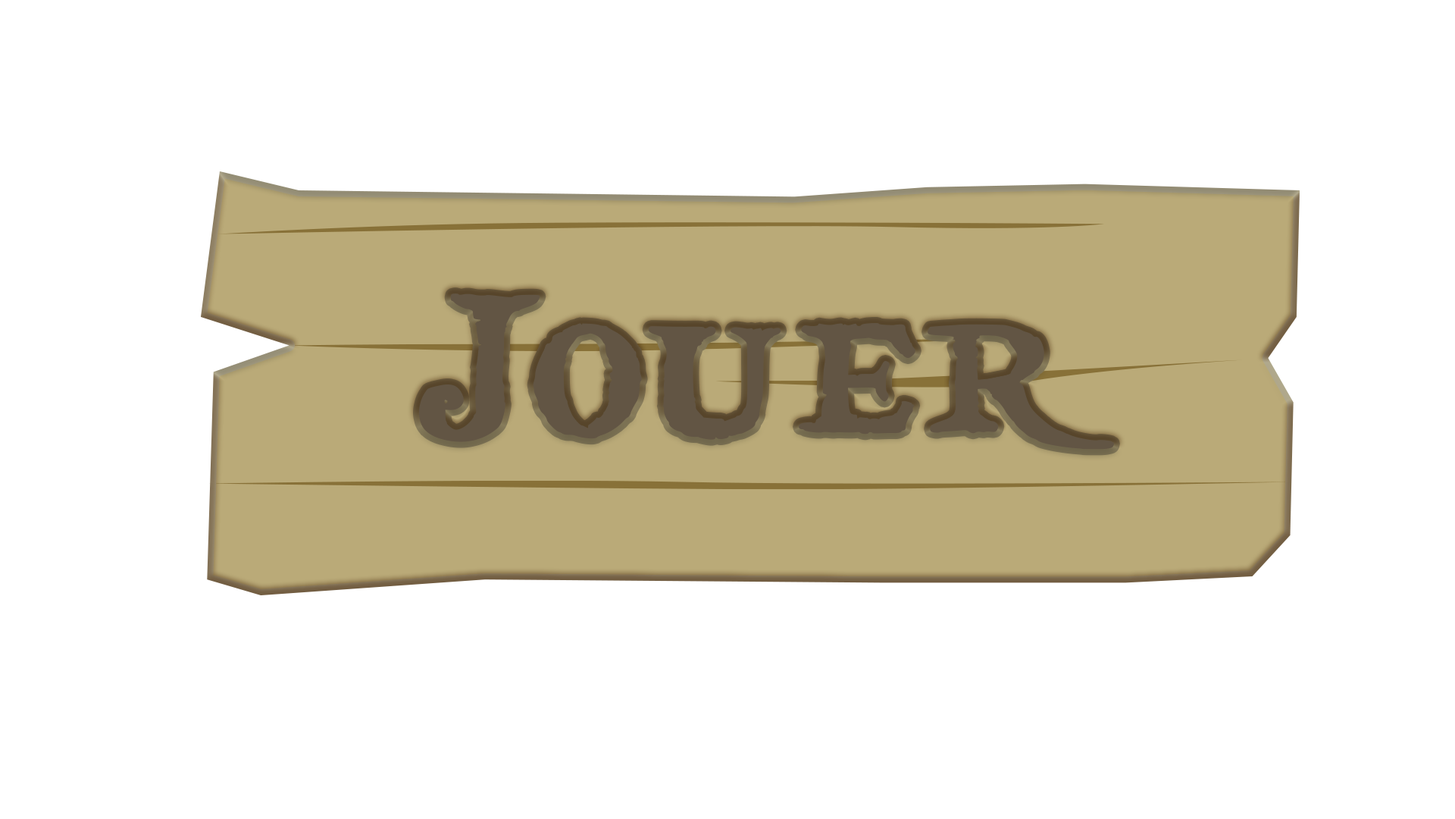
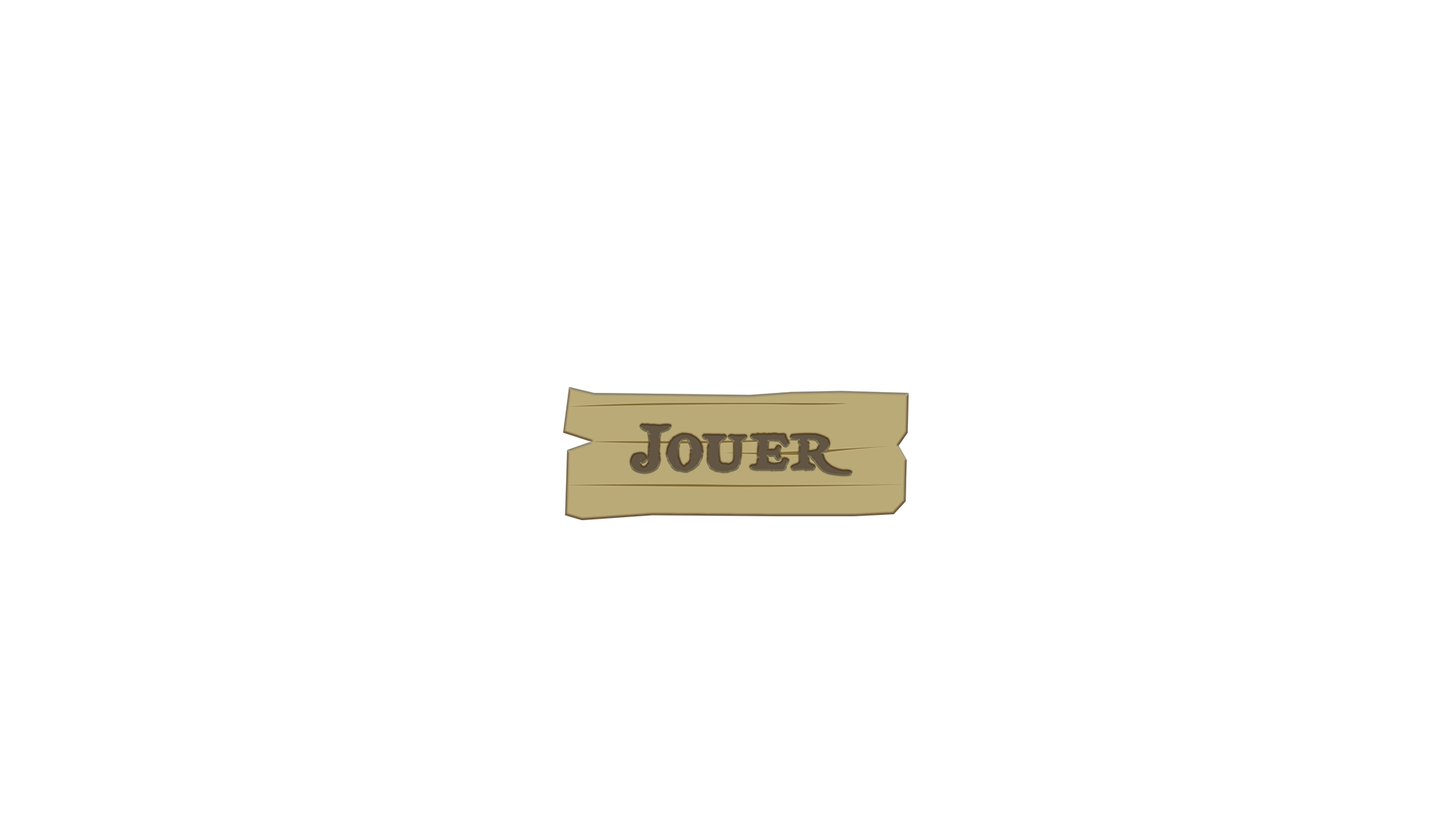
Revision of a layered w=1455, h=819 image; what changed, layer by layer:
painted on "Bouton-Jouer" over [200,171,1300,596]
